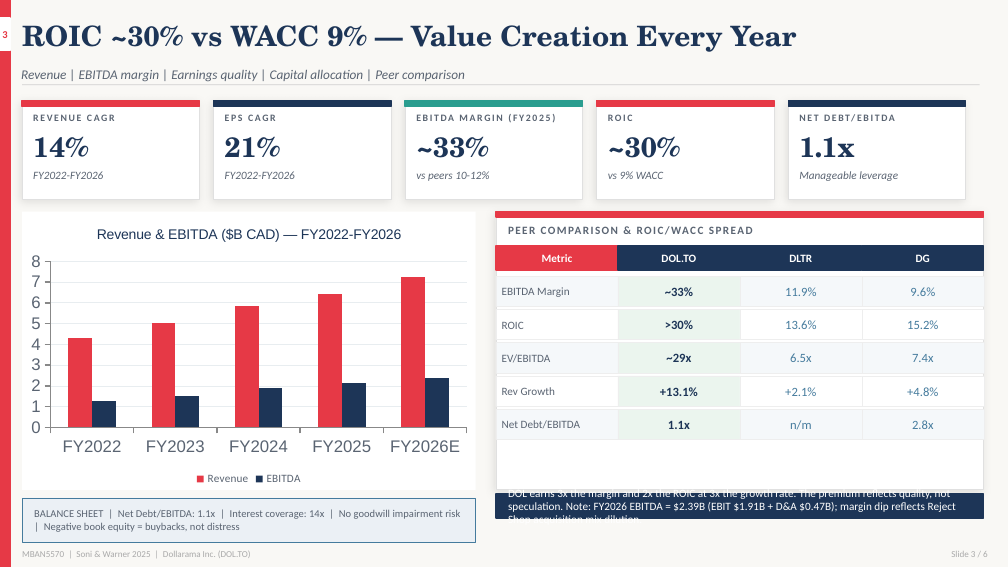
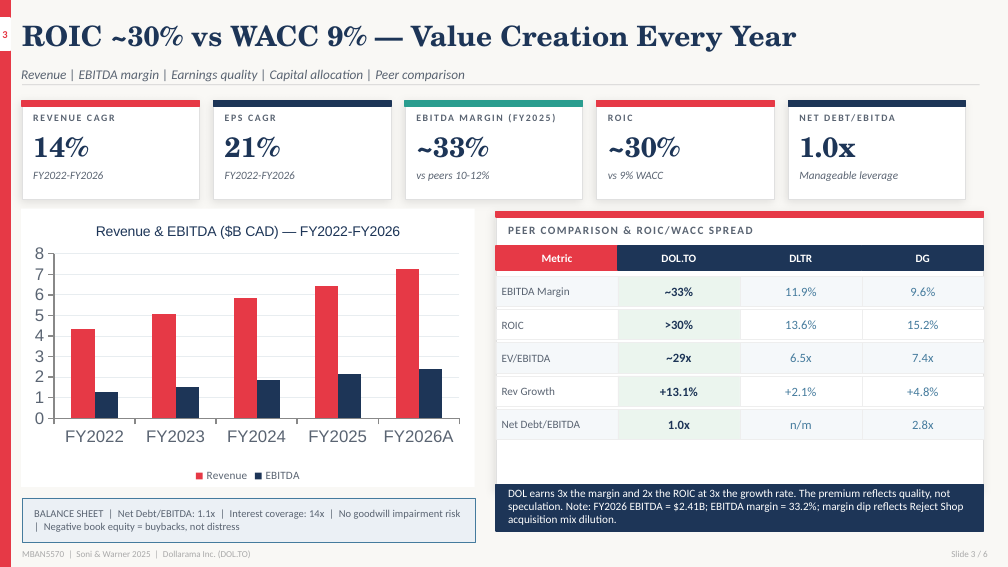
Before and after one commit to Krishna-Soni-Git/Dollarama-Equity-Research, a slide deck: slide 3 of PPT/dollarama_updated.pptx. Drawn at 1008x567 pixels with LibreOffice and Linux fonts; fonts in the diff are those of the drawing. Boxes give left, top, right and bottom in pixels: in the first picture for what was removed or moved away, otherwise in the second. Text is boxed around its words. In the diff, an @@ line names an element or a change of style, - is before the commit and + after.

```diff
--- a/PPT/dollarama_updated.pptx
+++ b/PPT/dollarama_updated.pptx
@@ text at (799,137,855,158): text changed @@
-1.1x
+1.0x
@@ column chart at (21,209,475,487) @@
-categories: FY2022, FY2023, FY2024, FY2025, FY2026E
+categories: FY2022, FY2023, FY2024, FY2025, FY2026A
@@ plot area changed @@
@@ text at (668,420,690,429): text changed @@
-1.1x
+1.0x
@@ rectangle: place and size @@
-rectangle at (496,494,984,518)
+rectangle at (496,485,984,531)
@@ text at (508,489,964,525): text changed @@
-DOL earns 3x the margin and 2x the ROIC at 3x the growth rate. The premium reflects quality, not speculation. Note: FY2026 EBITDA = $2.39B (EBIT $1.91B + D&A $0.47B); margin dip reflects Reject Shop acquisition mix dilution.
+DOL earns 3x the margin and 2x the ROIC at 3x the growth rate. The premium reflects quality, not speculation. Note: FY2026 EBITDA = $2.41B; EBITDA margin = 33.2%; margin dip reflects Reject Shop acquisition mix dilution.
```
Also in this commit, not shown: 3 other slides changed, 3 other files.
